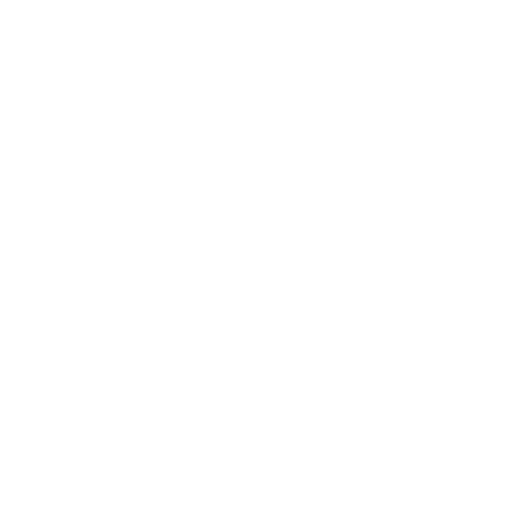
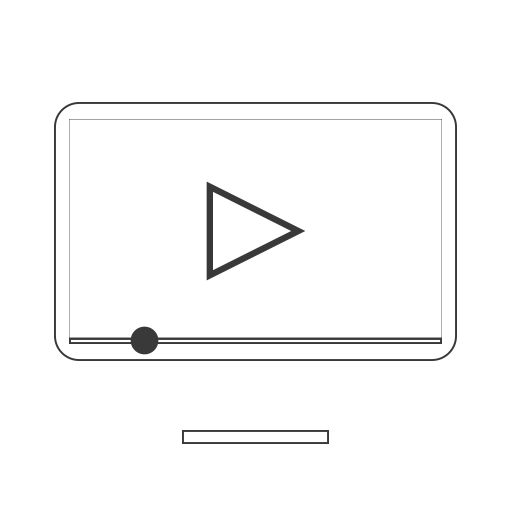
Before/after of a 512 x 512 layered artwork. What changed in the layer stack:
added group "Group 1" with 6 layers above "Layer 1" over left=54, top=102, right=457, bottom=444
moved "Ellipse 1" into group "Group 1" over left=130, top=326, right=159, bottom=355
moved "Polygon 1" into group "Group 1" over left=206, top=181, right=305, bottom=281
moved "Rectangle 3 copy" into group "Group 1" over left=69, top=338, right=442, bottom=344
moved "Rectangle 3" into group "Group 1" over left=182, top=430, right=329, bottom=444
moved "Rectangle 1" into group "Group 1" over left=69, top=119, right=442, bottom=338
moved "Rounded Rectangle 1" into group "Group 1" over left=54, top=102, right=457, bottom=361
